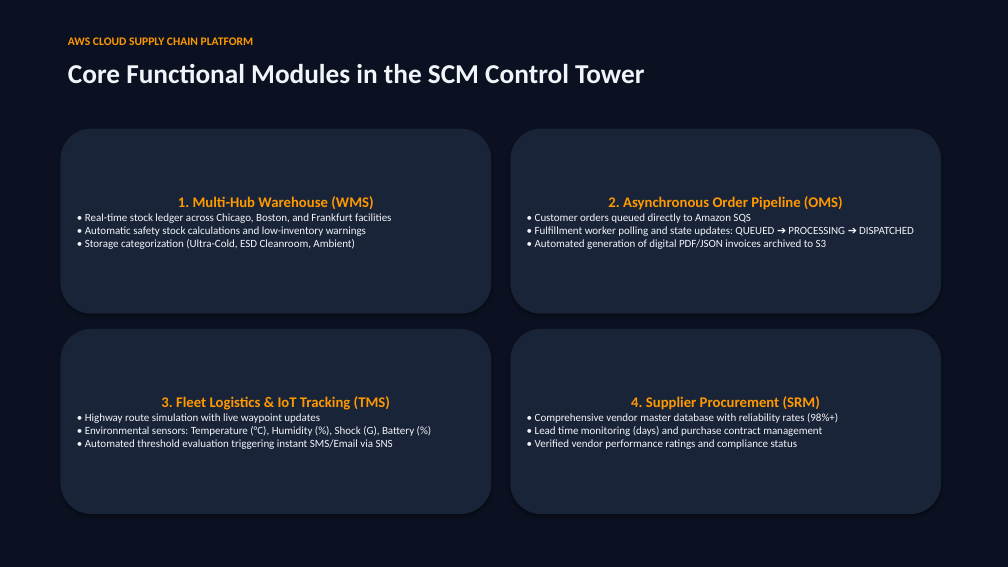
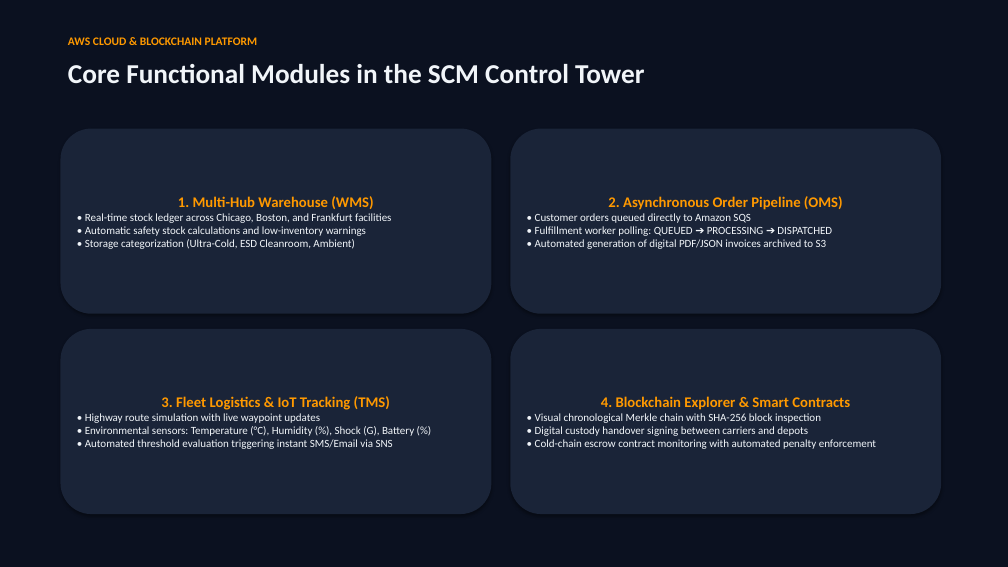
Before and after one commit to Deoid/Multipurpose_Supply_Chain_Management, a slide deck: slide 5 of Multipurpose_SCM_AWS_Architecture.pptx (slide 4 before the commit). Drawn at 1008x567 pixels with LibreOffice and Linux fonts; fonts in the diff are those of the drawing. Boxes give left, top, right and bottom in pixels: in the first picture for what was removed or moved away, otherwise in the second. Text is boxed around its words. In the diff, an @@ line names an element or a change of style, - is before the commit and + after.

Commit message:
feat(blockchain): implement cryptographic SHA-256 ledger, smart contracts, and interactive browser developer manual

```diff
--- a/Multipurpose_SCM_AWS_Architecture.pptx
+++ b/Multipurpose_SCM_AWS_Architecture.pptx
@@ text at (68,37,258,45): text changed @@
-AWS CLOUD SUPPLY CHAIN PLATFORM
+AWS CLOUD & BLOCKCHAIN PLATFORM
@@ text in rounded rectangle at (535,226,832,236): text changed @@
-• Fulfillment worker polling and state updates: QUEUED ➔ PROCESSING ➔ DISPATCHED
+• Fulfillment worker polling: QUEUED ➔ PROCESSING ➔ DISPATCHED
@@ text in rounded rectangle at (535,396,876,449): text changed @@
-4. Supplier Procurement (SRM)
-• Comprehensive vendor master database with reliability rates (98%+)
-• Lead time monitoring (days) and purchase contract management
-• Verified vendor performance ratings and compliance status
+4. Blockchain Explorer & Smart Contracts
+• Visual chronological Merkle chain with SHA-256 block inspection
+• Digital custody handover signing between carriers and depots
+• Cold-chain escrow contract monitoring with automated penalty enforcement
```
Also in this commit, not shown: 4 other slides changed, 1 slide added, 15 other files.
